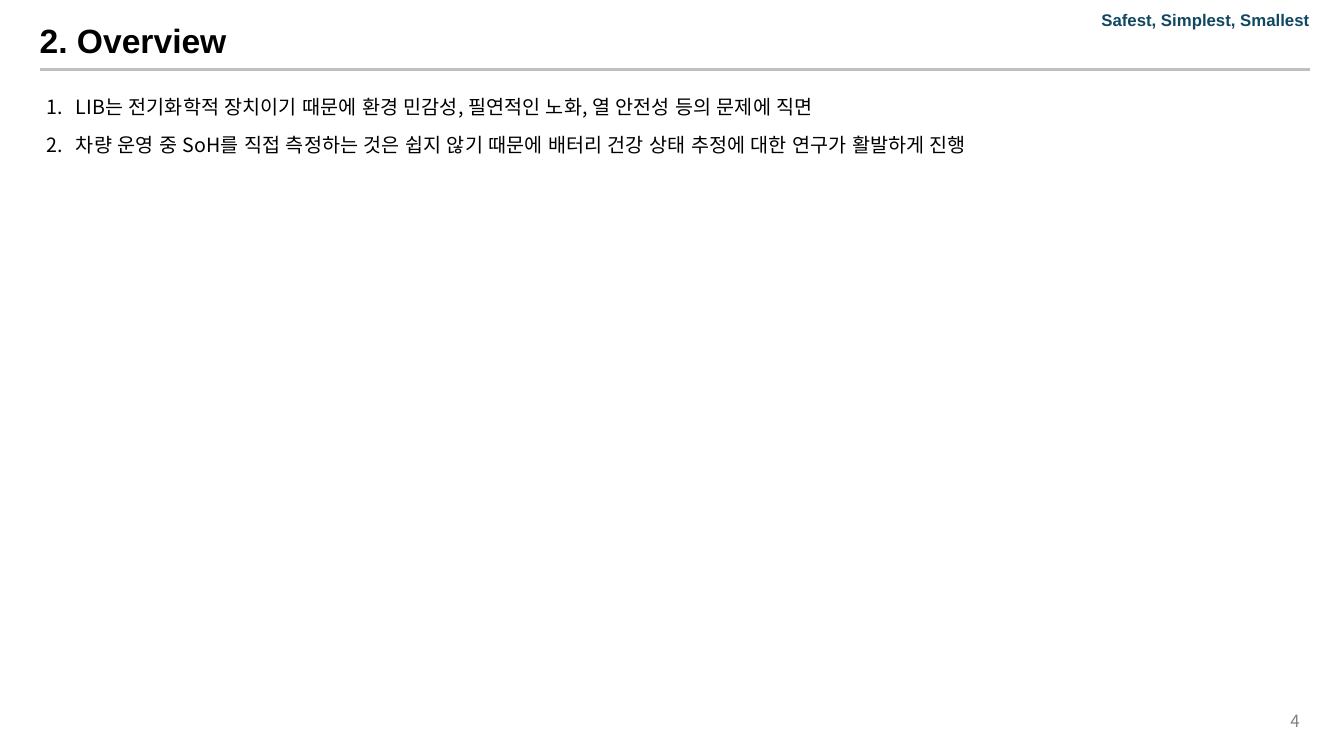
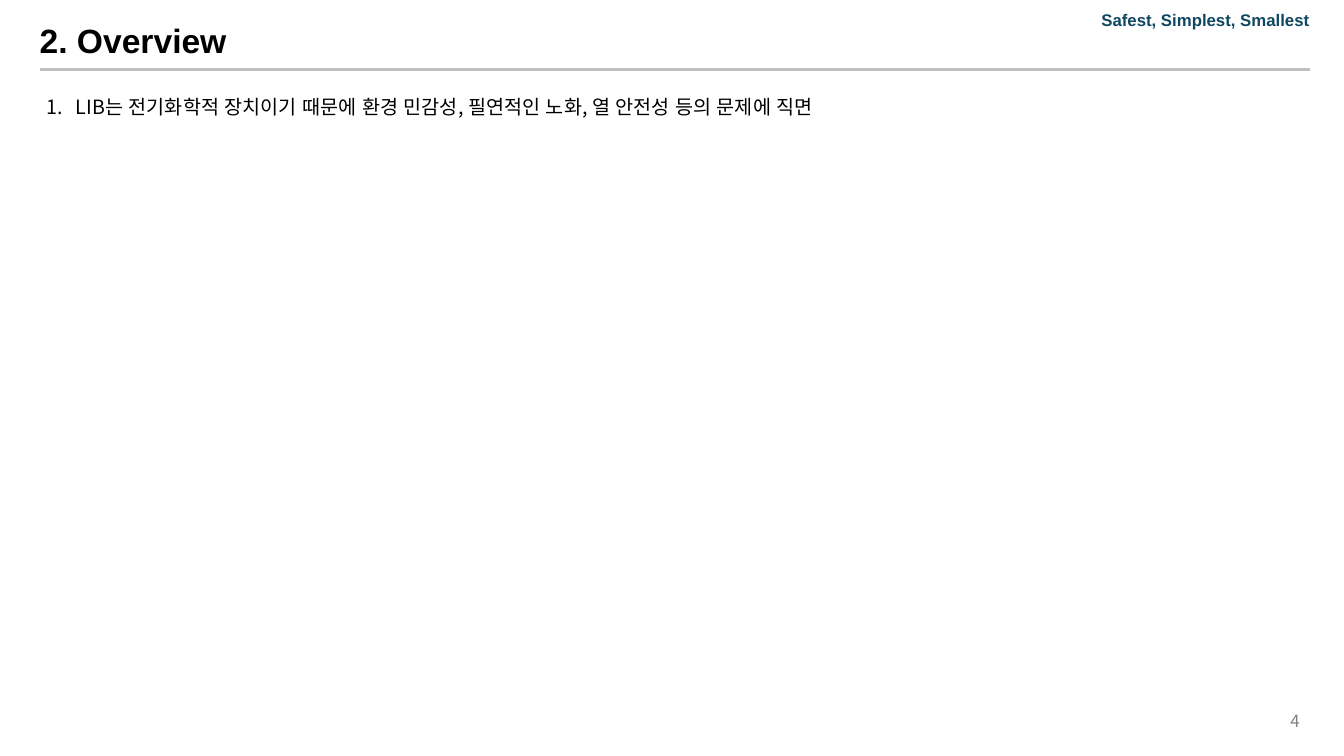
Before and after one commit to Jeong97/Practice_with_paper_data_sets, a slide deck: slide 4 of A comparative study of different features extracted from EIS in SoH for LIB/A comparative study of different features extracted from EIS in SoH for LIB-V00.01-241106.pptx. Drawn at 1344x756 pixels with LibreOffice and Linux fonts; fonts in the diff are those of the drawing; background and template pictures are left out. Boxes give left, top, right and bottom in pixels: in the first picture for what was removed or moved away, otherwise in the second. Text is boxed around its words. In the diff, an @@ line names an element or a change of style, - is before the commit and + after.

```diff
--- a/A comparative study of different features extracted from EIS in SoH for LIB/A comparative study of different features extracted from EIS in SoH for LIB-V00.01-241106.pptx
+++ b/A comparative study of different features extracted from EIS in SoH for LIB/A comparative study of different features extracted from EIS in SoH for LIB-V00.01-241106.pptx
@@ text at (76, 135, 966, 154): paragraph removed @@
-2. 차량 운영 중 SoH를 직접 측정하는 것은 쉽지 않기 때문에 배터리 건강 상태 추정에 대한 연구가 활발하게 진행
```
Also in this commit, not shown: 1 other file.
